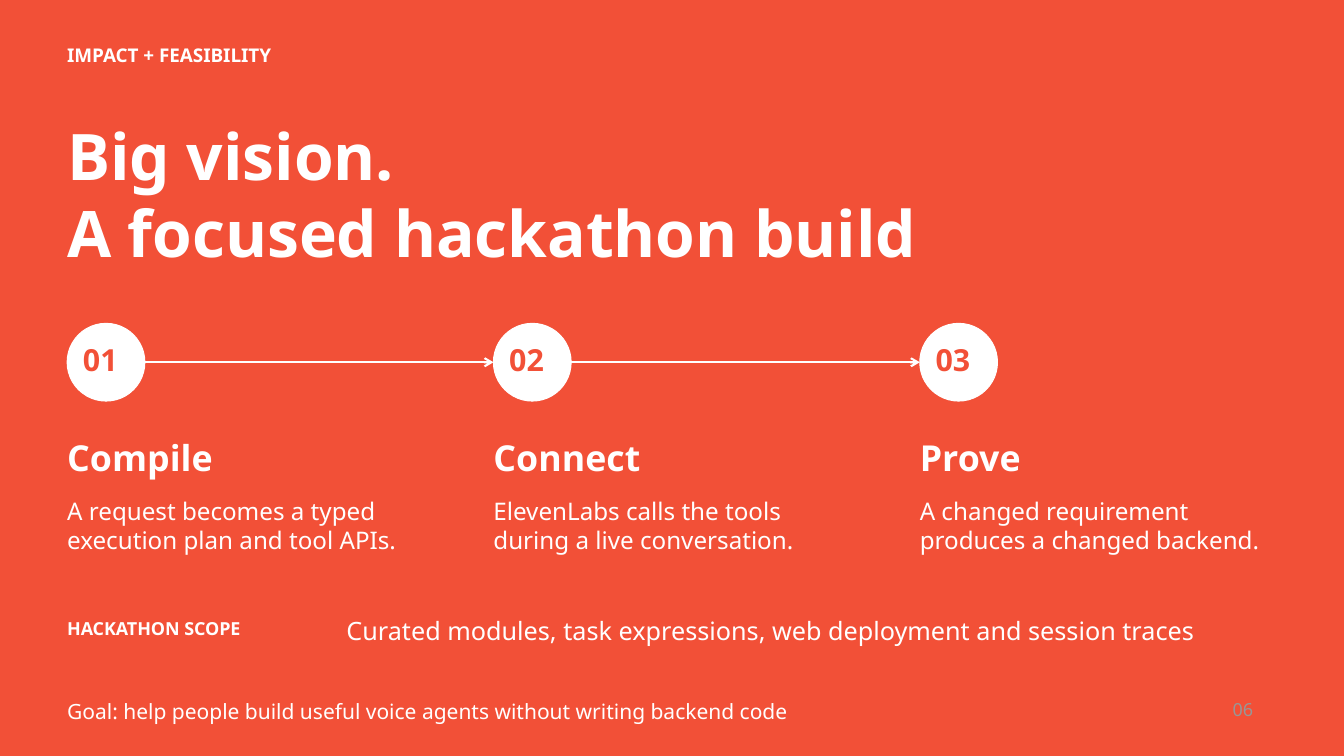
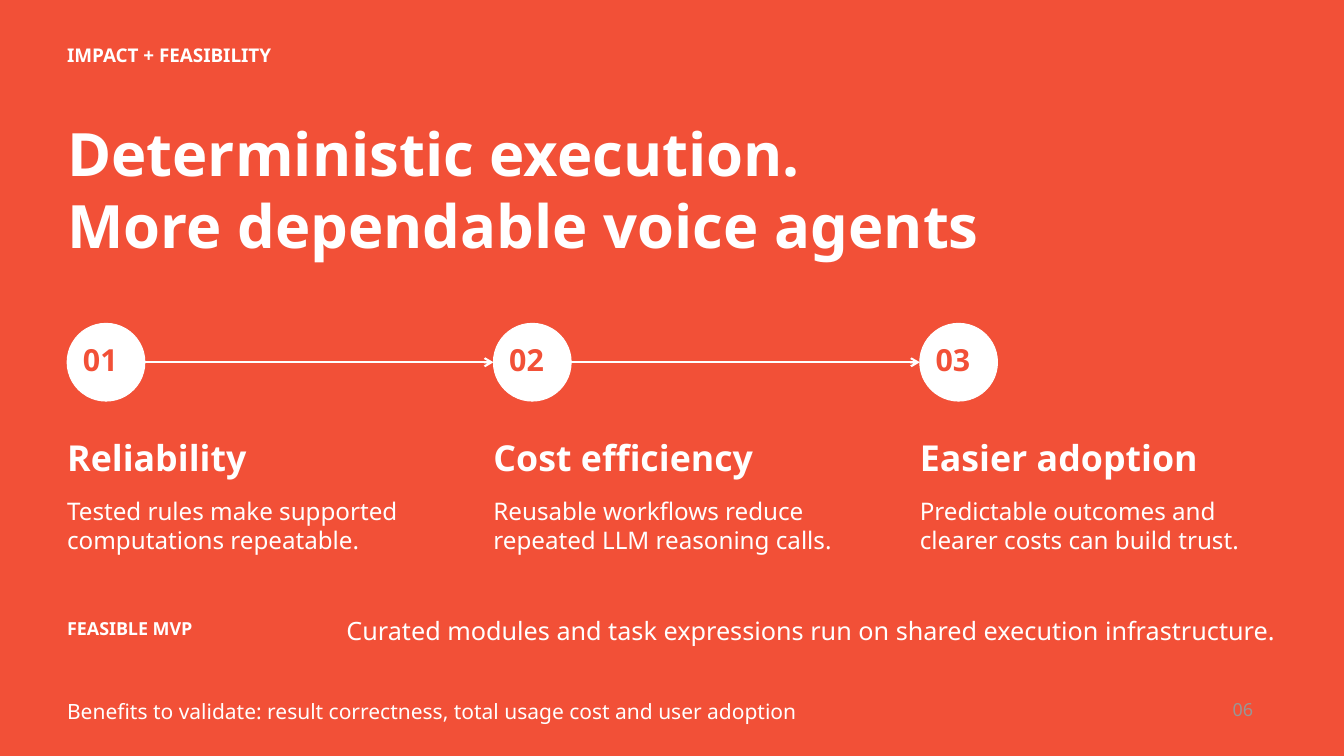
Before and after one commit to maindevhoon/spitchai, a slide deck: slide 6 of submission/SpitchAI-Build-Arena-Submission.pptx. Drawn at 1344x756 pixels with LibreOffice and Linux fonts; fonts in the diff are those of the drawing. Boxes give left, top, right and bottom in pixels: in the first picture for what was removed or moved away, otherwise in the second. Text is boxed around its words. In the diff, an @@ line names an element or a change of style, - is before the commit and + after.

Commit message:
Highlight deterministic reliability, cost efficiency and adoption

```diff
--- a/submission/SpitchAI-Build-Arena-Submission.pptx
+++ b/submission/SpitchAI-Build-Arena-Submission.pptx
@@ text at (x1=67, y1=130, x2=979, y2=263): text changed; size 45.8 to 42.8 pt @@
-Big vision.
-A focused hackathon build
+Deterministic execution.
+More dependable voice agents
@@ text at (x1=67, y1=444, x2=246, y2=480): text changed @@
-Compile
+Reliability
@@ text at (x1=493, y1=443, x2=753, y2=480): text changed @@
-Connect
+Cost efficiency
@@ text at (x1=920, y1=444, x2=1198, y2=480): text changed @@
-Prove
+Easier adoption
@@ text at (x1=67, y1=501, x2=397, y2=555): text changed @@
-A request becomes a typed
-execution plan and tool APIs.
+Tested rules make supported
+computations repeatable.
@@ text at (x1=493, y1=501, x2=832, y2=555): text changed @@
-ElevenLabs calls the tools
-during a live conversation.
+Reusable workflows reduce
+repeated LLM reasoning calls.
@@ text at (x1=920, y1=501, x2=1238, y2=550): text changed @@
-A changed requirement
-produces a changed backend.
+Predictable outcomes and
+clearer costs can build trust.
@@ text at (x1=67, y1=622, x2=193, y2=635): text changed @@
-HACKATHON SCOPE
+FEASIBLE MVP
@@ text at (x1=346, y1=620, x2=1274, y2=646): text changed @@
-Curated modules, task expressions, web deployment and session traces
+Curated modules and task expressions run on shared execution infrastructure.
@@ text at (x1=67, y1=703, x2=796, y2=724): text changed @@
-Goal: help people build useful voice agents without writing backend code
+Benefits to validate: result correctness, total usage cost and user adoption
```
